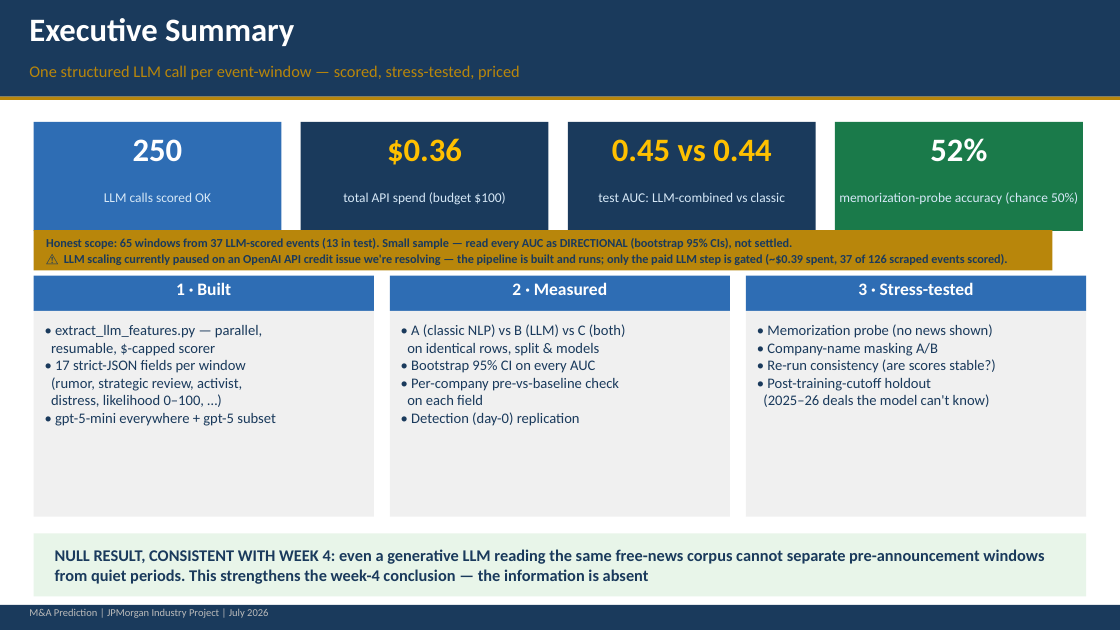
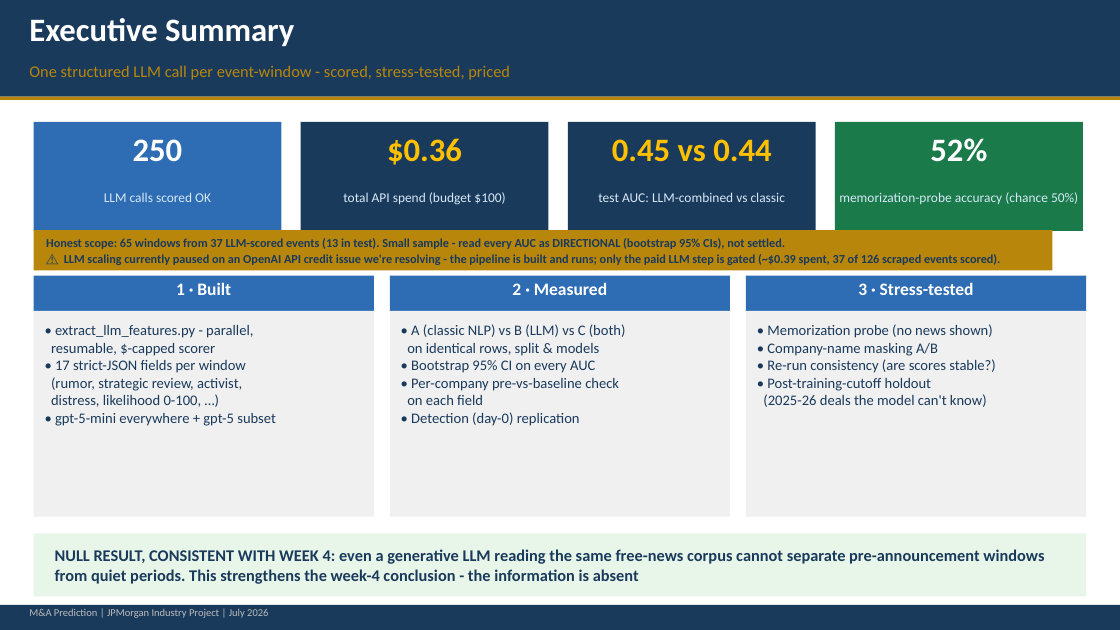
Before and after one commit to cindyfu0312/ucb-jpm-MA-prediction, a slide deck: slide 2 of reports/week6_llm_ma_prediction_presentation.pptx. Drawn at 1120x630 pixels with LibreOffice and Linux fonts; fonts in the diff are those of the drawing. Boxes give left, top, right and bottom in pixels: in the first picture for what was removed or moved away, otherwise in the second. Text is boxed around its words. In the diff, an @@ line names an element or a change of style, - is before the commit and + after.

Commit message:
Deck: cut redundant prompt slide, add interpretation, drop em dashes
- Remove the old 'What the Model Actually Reads' slide (superseded by the
  detailed 'The Exact Call' slide). Deck is now 13 slides.
- Masking & Repeatability: replace the summary table with two per-chart
  interpretation cards explaining what the scatter plots show.
- Verdict slide: drop the pre-registered-criteria table (hard to present)
  and replace it with a plain-English verdict banner; simplify the title.
- Replace all em/en dashes with hyphens across the deck, and sanitize
  stats-derived text at load so notebook output can't reintroduce them.

```diff
--- a/reports/week6_llm_ma_prediction_presentation.pptx
+++ b/reports/week6_llm_ma_prediction_presentation.pptx
@@ text at (29,65,510,80): text changed @@
-One structured LLM call per event-window — scored, stress-tested, priced
+One structured LLM call per event-window - scored, stress-tested, priced
@@ text at (46,238,1000,265): text changed @@
-Honest scope: 65 windows from 37 LLM-scored events (13 in test). Small sample — read every AUC as DIRECTIONAL (bootstrap 95% CIs), not settled.
-⚠ LLM scaling currently paused on an OpenAI API credit issue we're resolving — the pipeline is built and runs; only the paid LLM step is gated (~$0.39 spent, 37 of 126 scraped events scored).
+Honest scope: 65 windows from 37 LLM-scored events (13 in test). Small sample - read every AUC as DIRECTIONAL (bootstrap 95% CIs), not settled.
+⚠ LLM scaling currently paused on an OpenAI API credit issue we're resolving - the pipeline is built and runs; only the paid LLM step is gated (~$0.39 spent, 37 of 126 scraped events scored).
@@ text at (55,325,253,338): text changed @@
-• extract_llm_features.py — parallel,
+• extract_llm_features.py - parallel,
@@ text at (51,395,202,407): text changed @@
-distress, likelihood 0–100, …)
+distress, likelihood 0-100, …)
@@ text at (763,394,987,407): text changed @@
-(2025–26 deals the model can't know)
+(2025-26 deals the model can't know)
@@ text at (55,549,1044,584): text changed @@
-NULL RESULT, CONSISTENT WITH WEEK 4: even a generative LLM reading the same free-news corpus cannot separate pre-announcement windows from quiet periods. This strengthens the week-4 conclusion — the information is absent
+NULL RESULT, CONSISTENT WITH WEEK 4: even a generative LLM reading the same free-news corpus cannot separate pre-announcement windows from quiet periods. This strengthens the week-4 conclusion - the information is absent
```
Also in this commit, not shown: 10 other slides changed, 1 slide added, 2 slides removed, 1 other file.
